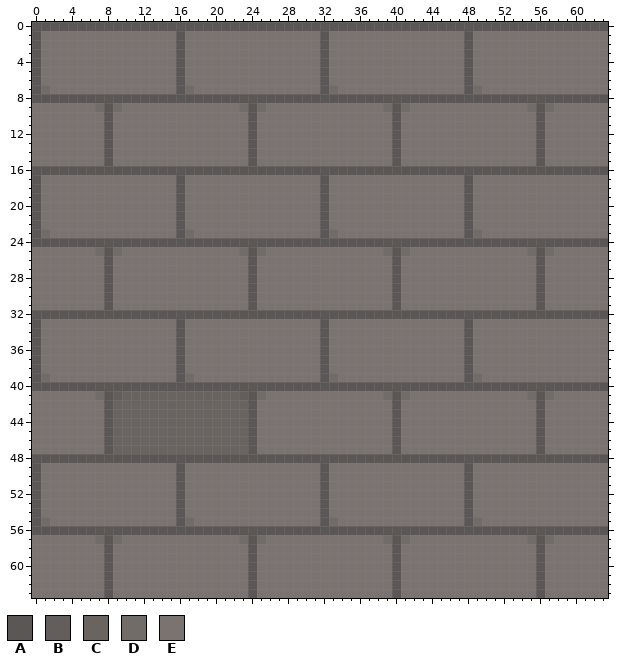
Edited in one commit: pixel-art sprite (public/textures/brick_2.png). Above: the version before the commit.
The file is 64x64 pixels. Colours within 5 levels of each other are drawn and written as one.
Palette (. is transparent): A #5b5755  B #635e5b  C #6a6461  D #726c68  E #7a736f
After the commit:
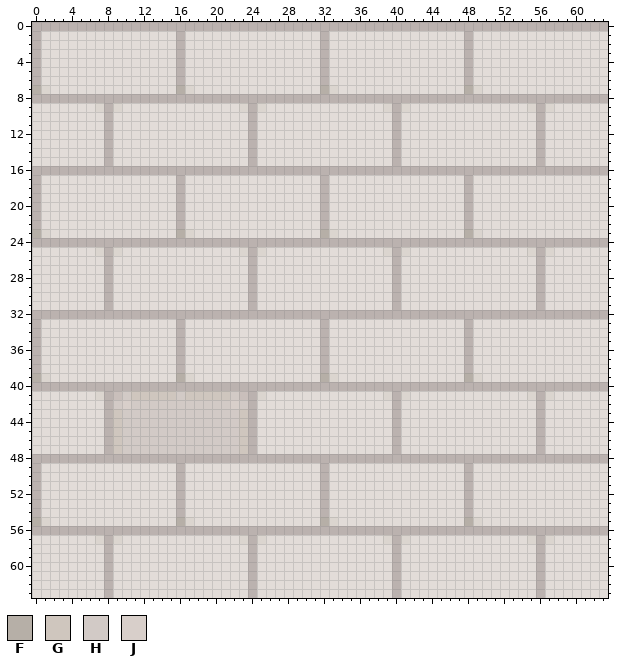
Colours new in this view: F #b6afa7  G #cfc6be  H #d2cac6  J #d8cfca
Change:
colour A: #5b5755 -> #bbb2af
colour B: #635e5b -> #c9bfbb
colour D: #726c68 -> #dbd5cf
colour E: #7a736f -> #e2dcd8
Changed rows in their new state; - is a pixel that keeps its letter.
first column x 0:
 7 F---------------F---------------F---------------F
first column x 0:
23 F---------------F---------------F---------------F
first column x 0:
39 F---------------F---------------F---------------F
41 ----------HGGGGGHGGGGGH--------------------------
42 ---------HJHHHHHHHHHHHJH-------------------------
43 ---------GHHHHHHHHHHHHHG-------------------------
44 ---------GHHHHHHHHHHHHHG-------------------------
45 ---------GHHHHHHHHHHHHHG-------------------------
46 ---------GHHHHHHHHHHHHHG-------------------------
47 ---------GHHHHHHHHHHHHHG-------------------------
first column x 0:
55 F---------------F---------------F---------------F
Changed places in both pictures, as pixel boxes (x1, y1, x2, y2):
changed: (32, 22, 608, 598)
